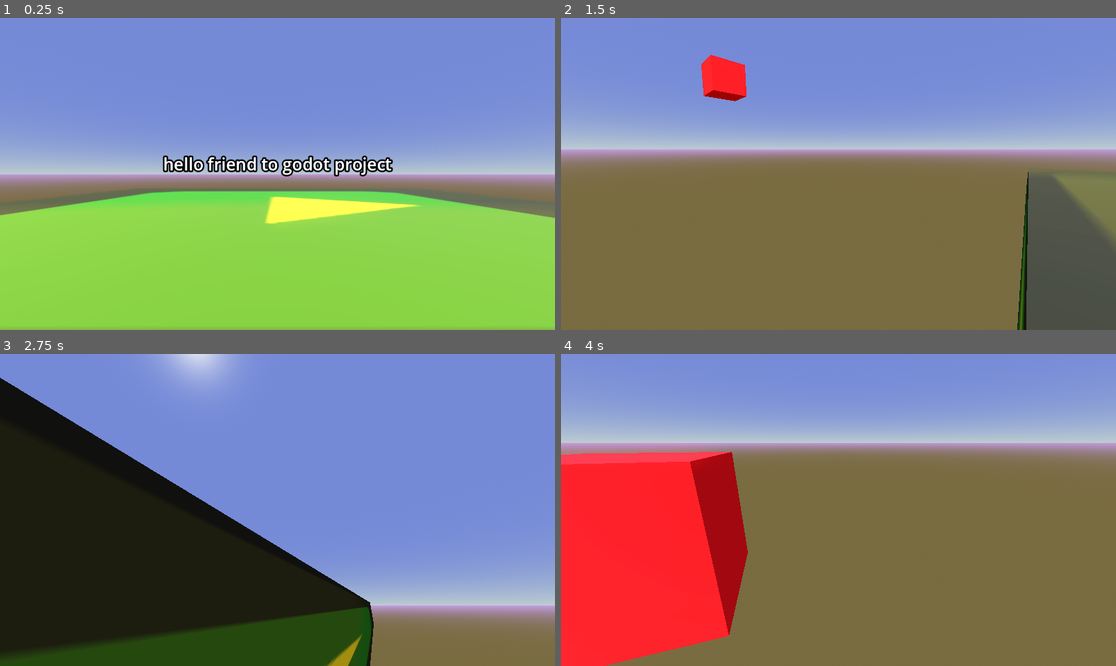
Above: before the commit, frames 1-4 (two rows, left to right).
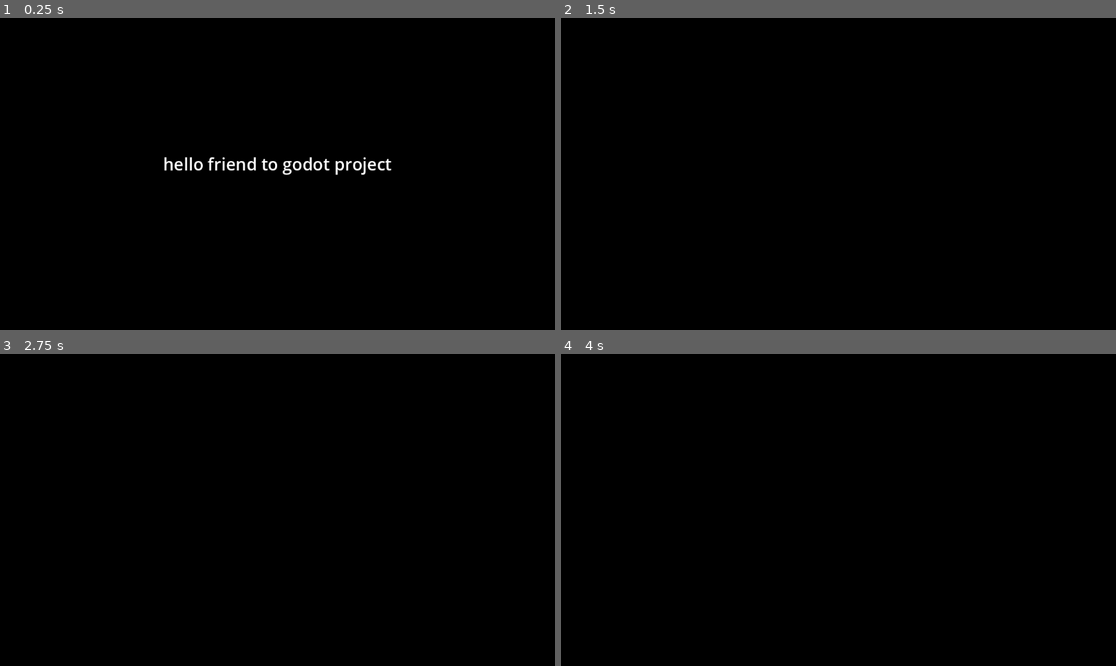
Above: after the commit, the same moments.

Repository: tiger94un/do_share_godot_project
Game: Godot game, scene res://just to test/playable_testmap.tscn
The game is run twice, just before and just after one commit, with the same random seed, the same clock (stepped at 60 frames per second) and the same inputs. The engine's default icon, where the game draws it, is replaced by a stand-in: a white triangle on a blue panel in a dark square.
Inputs (mouse positions are in pixels of both pictures, inside the frame that each line leads up to):
- Up to frame 1 (0.25 s): no input
- Up to frame 2 (1.5 s): tap Enter (ui_accept) at 0.5, 0.77 s; move the mouse to (866, 174) at 0.52 s; hold Up (ui_up) from 0.53 s (still down); tap Shift (run, bound only after the commit) at 0.6, 1.35 s; move the mouse to (810, 174) at 1.27 s
- Up to frame 3 (2.75 s): keep holding Up (ui_up); tap Enter (ui_accept) at 1.52 s; move the mouse to (288, 503) at 2.02 s; tap Shift (run, bound only after the commit) at 2.1 s
- Up to frame 4 (4 s): keep holding Up (ui_up); move the mouse to (832, 516) at 2.77 s; tap Shift (run, bound only after the commit) at 2.85, 3.6 s; tap Enter (ui_accept) at 3.02, 3.77 s; move the mouse to (877, 513) at 3.52 s

The runs differ from the first frame. In frame 1, 99% of the frame differs, in the area x 0-100%, y 0-100%; in frame 2, 100%; in frame 3, 95%; in frame 4, 100%.

Commit message:
it make run and make light

Diff:
--- a/for player/gdscript/gdscript for player/player.gd
+++ b/for player/gdscript/gdscript for player/player.gd
@@ -1,19 +1,27 @@
 extends CharacterBody3D
+
 
 @onready var head: Node3D = $head
 @onready var eyes: Camera3D = $head/Camera3D
+
 var speed_of_look := 0.04
-const SPEED = 50.0
+
+var speed = 50.0
+
 const JUMP_VELOCITY = 40.5
+
+var is_runing : bool = true
 
 func _ready() -> void:
 	Input.set_mouse_mode(Input.MOUSE_MODE_CAPTURED)
+
 
 func _input(event: InputEvent) -> void:
 	if event is InputEventMouseMotion:
 		head.rotate_y(-event.relative.x * speed_of_look)
 		eyes.rotate_x(-event.relative.y * speed_of_look)
 		eyes.rotation.x = clamp(eyes.rotation.x, deg_to_rad(-45), deg_to_rad(100))
+
 
 func _physics_process(delta: float) -> void:
 	# Add the gravity.
@@ -24,15 +32,26 @@
 	if Input.is_action_just_pressed("ui_accept") and is_on_floor():
 		velocity.y = JUMP_VELOCITY
 
+	if Input.is_action_just_pressed("run"):
+		if is_runing:
+			speed = 70.0
+			is_runing  = false
+			print("sspeed iss 70")
+		else:
+			speed = 50.0
+			is_runing = true
+			print("speed iss 50")
+
+
 	# Get the input direction and handle the movement/deceleration.
 	# As good practice, you should replace UI actions with custom gameplay actions.
 	var input_dir := Input.get_vector("ui_left", "ui_right", "ui_up", "ui_down")
 	var direction := (head.transform.basis * Vector3(input_dir.x, 0, input_dir.y)).normalized()
 	if direction:
-		velocity.x = direction.x * SPEED
-		velocity.z = direction.z * SPEED
+		velocity.x = direction.x * speed
+		velocity.z = direction.z * speed
 	else:
-		velocity.x = move_toward(velocity.x, 0, SPEED)
-		velocity.z = move_toward(velocity.z, 0, SPEED)
+		velocity.x = move_toward(velocity.x, 0, speed)
+		velocity.z = move_toward(velocity.z, 0, speed)
 
 	move_and_slide()
--- a/for player/mesh or art for player/player.tscn
+++ b/for player/mesh or art for player/player.tscn
@@ -1,7 +1,6 @@
-[gd_scene load_steps=6 format=3 uid="uid://dhuf308f7ax6g"]
+[gd_scene load_steps=5 format=3 uid="uid://dhuf308f7ax6g"]
 
 [ext_resource type="Script" path="res://for player/gdscript/gdscript for player/player.gd" id="1_hhr5w"]
-[ext_resource type="PackedScene" uid="uid://dhumoogsgrnff" path="res://just to test/gpu_particles_3d.tscn" id="2_wb8vi"]
 
 [sub_resource type="CapsuleShape3D" id="CapsuleShape3D_rlb1u"]
 
@@ -34,6 +33,11 @@
 
 [node name="Camera3D" type="Camera3D" parent="head"]
 
-[node name="GPUParticles3D" parent="." instance=ExtResource("2_wb8vi")]
-transform = Transform3D(0.252644, 0, 0, 0, 0.252644, 0, 0, 0, 0.252644, 0, 0, 2.8438)
-lifetime = 1.6
+[node name="OmniLight3D" type="OmniLight3D" parent="head"]
+transform = Transform3D(1, 0, 0, 0, 1, 0, 0, 0, 1, -0.468982, -0.304141, -1.19391)
+light_energy = 7.0
+light_indirect_energy = 7.0
+light_volumetric_fog_energy = 7.0
+light_size = 0.4
+omni_range = 17.046
+omni_attenuation = 3.095
--- a/just to test/playable_testmap.tscn
+++ b/just to test/playable_testmap.tscn
@@ -11,10 +11,11 @@
 [sub_resource type="ProceduralSkyMaterial" id="ProceduralSkyMaterial_cg83j"]
 sky_top_color = Color(0.358258, 0.420836, 0.729533, 1)
 sky_horizon_color = Color(0.599412, 0.669729, 0.690697, 1)
-sky_curve = 0.053033
+sky_curve = 0.0803831
 ground_bottom_color = Color(0.37, 0.33115, 0.2146, 1)
 ground_horizon_color = Color(0.636181, 0.48594, 0.766757, 1)
 ground_curve = 0.0168179
+energy_multiplier = 0.05
 
 [sub_resource type="Sky" id="Sky_3k4kr"]
 sky_material = SubResource("ProceduralSkyMaterial_cg83j")
@@ -22,7 +23,6 @@
 [sub_resource type="Environment" id="Environment_6mms4"]
 background_mode = 2
 sky = SubResource("Sky_3k4kr")
-tonemap_mode = 2
 glow_enabled = true
 
 [node name="playable_testmap" type="Node3D"]
@@ -48,6 +48,7 @@
 [node name="DirectionalLight3D" type="DirectionalLight3D" parent="sky_and_light"]
 transform = Transform3D(-0.866023, -0.433016, 0.250001, 0, 0.499998, 0.866027, -0.500003, 0.749999, -0.43301, 0, 0, 0)
 shadow_enabled = true
+sky_mode = 2
 
 [node name="for_player" type="Node3D" parent="."]
 transform = Transform3D(1, 0, 0, 0, 1, 0, 0, 0, 1, 0, 53.8072, 0)
--- a/project.godot
+++ b/project.godot
@@ -21,3 +21,36 @@
 "res://for player/": "red",
 "res://just to test/": "teal"
 }
+
+[input]
+
+forward={
+"deadzone": 0.5,
+"events": [Object(InputEventKey,"resource_local_to_scene":false,"resource_name":"","device":-1,"window_id":0,"alt_pressed":false,"shift_pressed":false,"ctrl_pressed":false,"meta_pressed":false,"pressed":false,"keycode":0,"physical_keycode":87,"key_label":0,"unicode":119,"location":0,"echo":false,"script":null)
+]
+}
+backward={
+"deadzone": 0.5,
+"events": [Object(InputEventKey,"resource_local_to_scene":false,"resource_name":"","device":-1,"window_id":0,"alt_pressed":false,"shift_pressed":false,"ctrl_pressed":false,"meta_pressed":false,"pressed":false,"keycode":0,"physical_keycode":83,"key_label":0,"unicode":115,"location":0,"echo":false,"script":null)
+]
+}
+left={
+"deadzone": 0.5,
+"events": [Object(InputEventKey,"resource_local_to_scene":false,"resource_name":"","device":-1,"window_id":0,"alt_pressed":false,"shift_pressed":false,"ctrl_pressed":false,"meta_pressed":false,"pressed":false,"keycode":0,"physical_keycode":65,"key_label":0,"unicode":97,"location":0,"echo":false,"script":null)
+]
+}
+right={
+"deadzone": 0.5,
+"events": [Object(InputEventKey,"resource_local_to_scene":false,"resource_name":"","device":-1,"window_id":0,"alt_pressed":false,"shift_pressed":false,"ctrl_pressed":false,"meta_pressed":false,"pressed":false,"keycode":0,"physical_keycode":68,"key_label":0,"unicode":100,"location":0,"echo":false,"script":null)
+]
+}
+jump={
+"deadzone": 0.5,
+"events": [Object(InputEventKey,"resource_local_to_scene":false,"resource_name":"","device":-1,"window_id":0,"alt_pressed":false,"shift_pressed":false,"ctrl_pressed":false,"meta_pressed":false,"pressed":false,"keycode":0,"physical_keycode":32,"key_label":0,"unicode":32,"location":0,"echo":false,"script":null)
+]
+}
+run={
+"deadzone": 0.5,
+"events": [Object(InputEventKey,"resource_local_to_scene":false,"resource_name":"","device":-1,"window_id":0,"alt_pressed":false,"shift_pressed":false,"ctrl_pressed":false,"meta_pressed":false,"pressed":false,"keycode":0,"physical_keycode":4194325,"key_label":0,"unicode":0,"location":0,"echo":false,"script":null)
+]
+}
